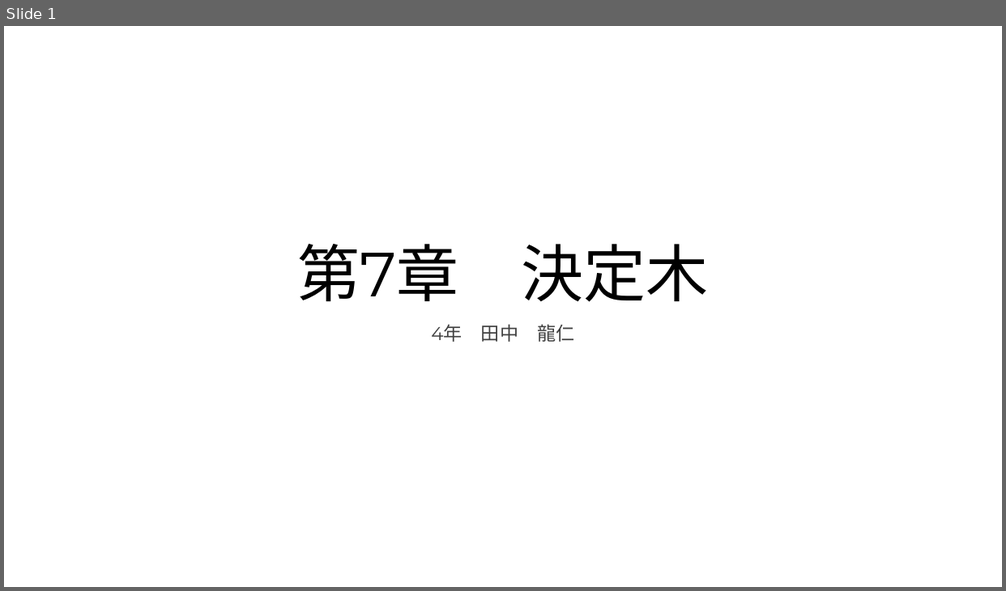
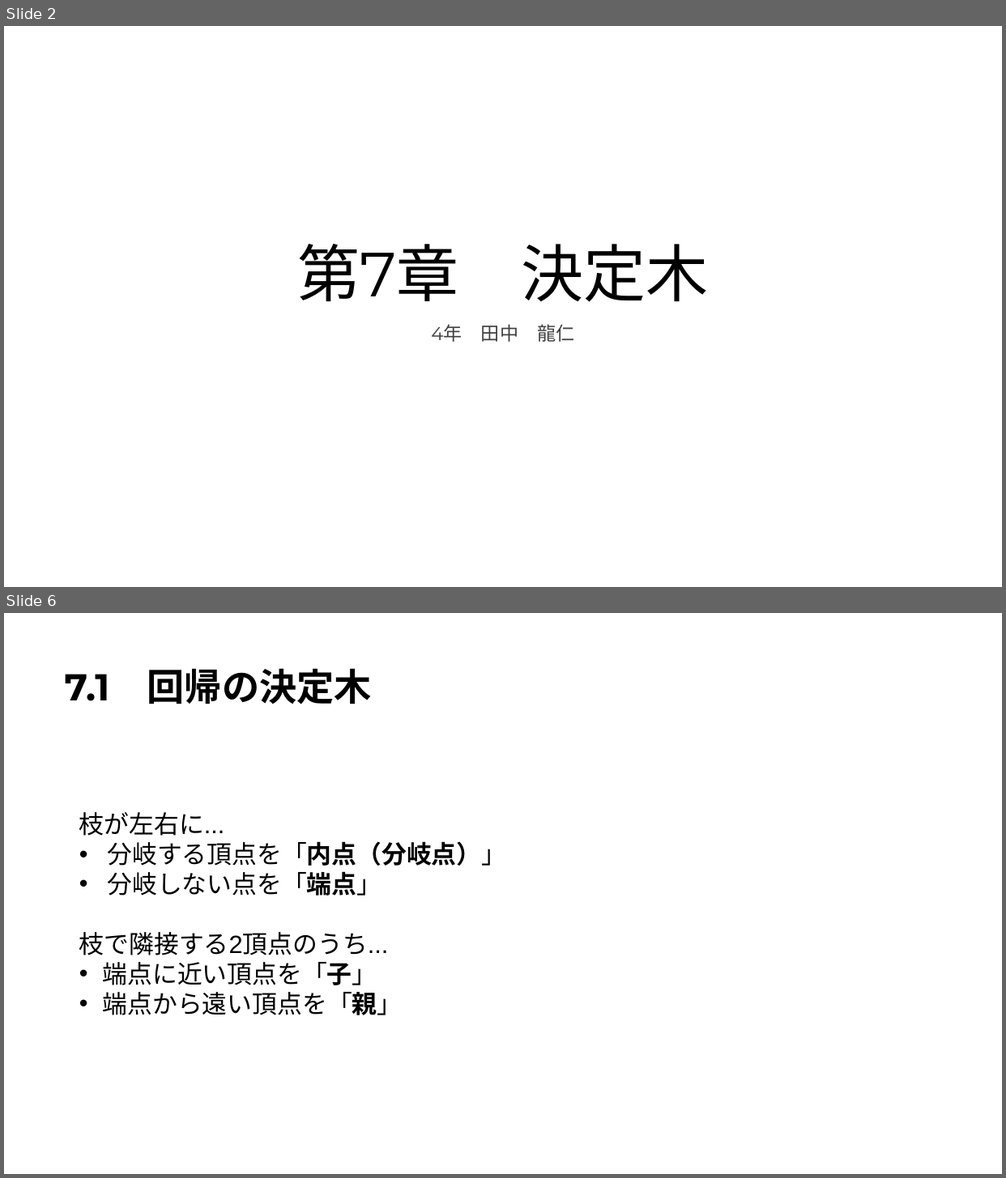
Before and after one commit to Harrry1206/-Graduation-research2, a slide deck: 第7章決定木.pptx. Shown one above the other, each under a label of ours: slide 1 before the commit, slides 2 and 6 after it; the slides between them are not shown. The pictures are 1006x591 and 1006x1178 pixels, drawn with LibreOffice and Linux fonts; fonts in the diff are those of the drawing. Boxes give left, top, right and bottom in pixels: in the first picture for what was removed or moved away, otherwise in the second. Text is boxed around its words. In the diff, an @@ line names an element or a change of style, - is before the commit and + after.

```diff
--- a/第7章決定木.pptx
+++ b/第7章決定木.pptx
@@ slide 6 added at [4,613,1002,1174], background #FFFFFF @@
@@ title added at [65,668,372,705], 36 pt, text #000000, bold @@
+7.1 回帰の決定木
@@ text added at [79,812,507,1016], 24 pt, text #000000 @@
+枝が左右に...
+• 分岐する頂点を「内点（分岐点）」
+• 分岐しない点を「端点」
+枝で隣接する2頂点のうち...
+• 端点に近い頂点を「子」
+• 端点から遠い頂点を「親」
@@ what was slide 1 is now slide 2 @@
```
Also in this commit, not shown: 3 slides changed, 1 other slide added.
